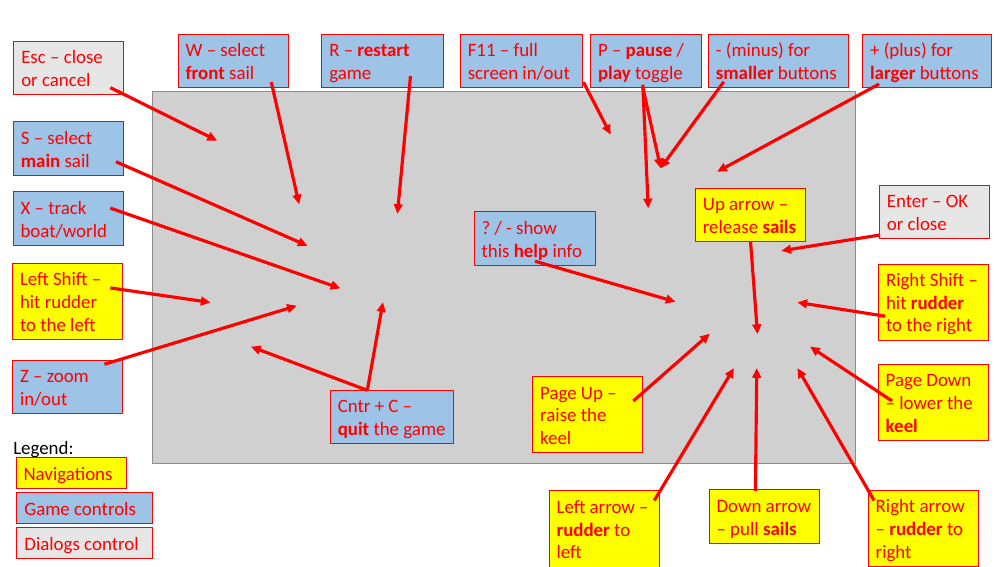
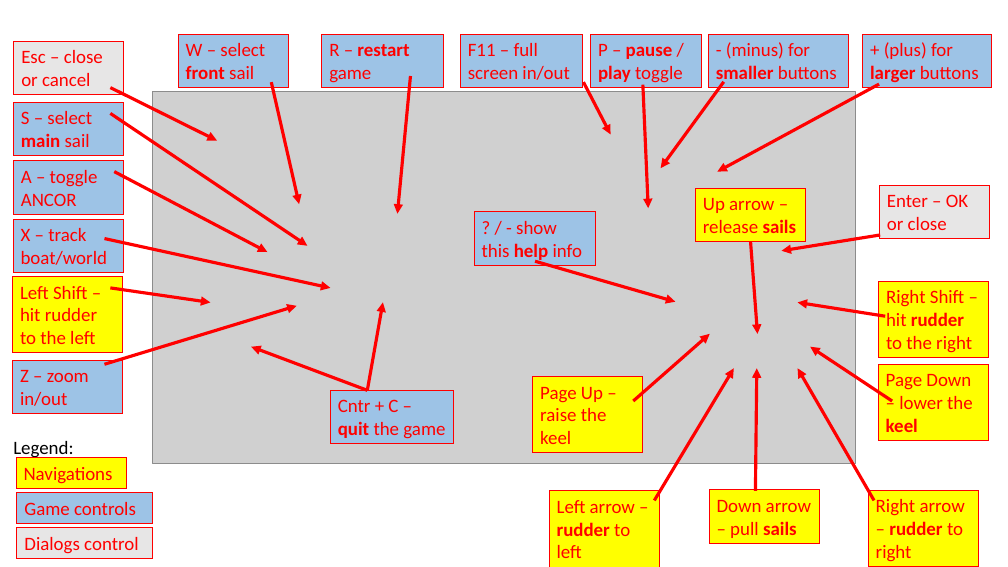
Before and after one commit to Ofek-Shani/Saba_Sailing, a slide deck: slide 1 of keyboard guide for sailing.pptx. Drawn at 1008x567 pixels with LibreOffice and Linux fonts; fonts in the diff are those of the drawing; grey boxes stand for pictures. Boxes give left, top, right and bottom in pixels: in the first picture for what was removed or moved away, otherwise in the second. Text is boxed around its words. In the diff, an @@ line names an element or a change of style, - is before the commit and + after.

```diff
--- a/keyboard guide for sailing.pptx
+++ b/keyboard guide for sailing.pptx
@@ rectangle "S – select main sail": place and size @@
-rectangle "S – select main sail" at (14,122,124,175)
+rectangle "S – select main sail" at (14,102,124,156)
@@ arrow moved from (116, 162) - (308, 246) to (110, 113) - (308, 246) @@
@@ rectangle added at (14,161,124,215), fill #9DC3E6, outline #FF0000 0.75 pt, 18 pt, text #FF0000 @@
+A – toggle ANCOR
@@ arrow moved from (643, 88) - (661, 168) to (114, 172) - (268, 252) @@
@@ rectangle "X – track boat/world": place and size @@
-rectangle "X – track boat/world" at (13,192,123,246)
+rectangle "X – track boat/world" at (13,219,123,273)
@@ arrow moved from (110, 208) - (340, 288) to (104, 239) - (330, 288) @@
@@ rectangle "Left Shift – hit rudder ...": place and size @@
-rectangle "Left Shift – hit rudder ..." at (13,263,123,340)
+rectangle "Left Shift – hit rudder ..." at (13,277,123,353)
@@ rectangle "Right Shift – hit rudder ...": place and size @@
-rectangle "Right Shift – hit rudder ..." at (879,264,989,340)
+rectangle "Right Shift – hit rudder ..." at (879,281,989,358)
```
Also in this commit, not shown: 5 other files.
